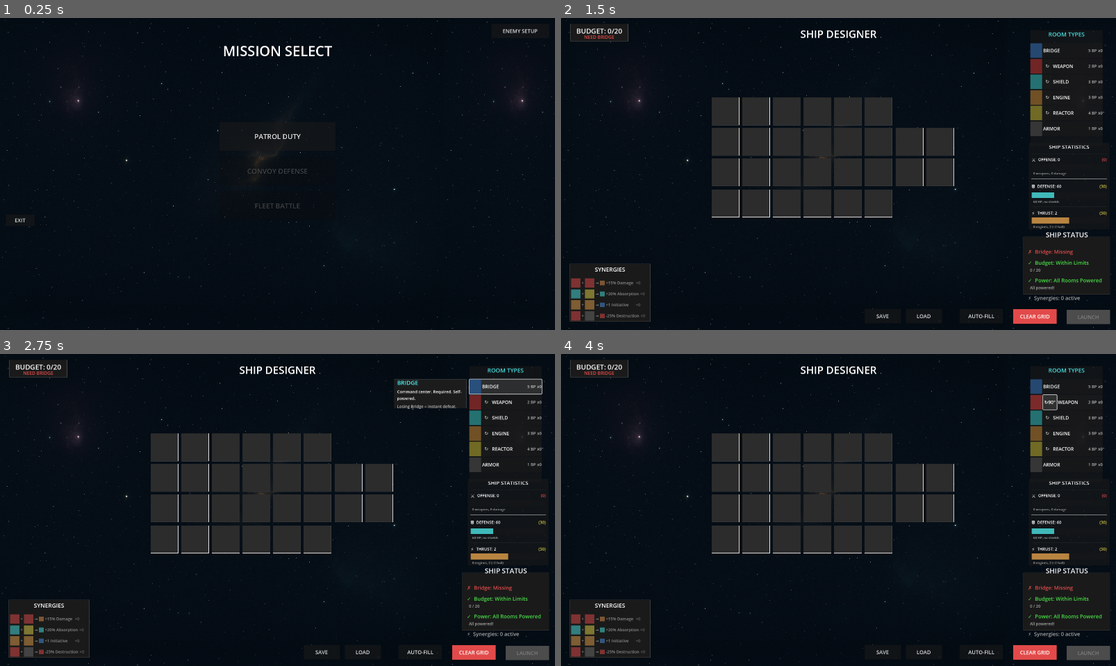
Above: before the commit, frames 1-4 (two rows, left to right).
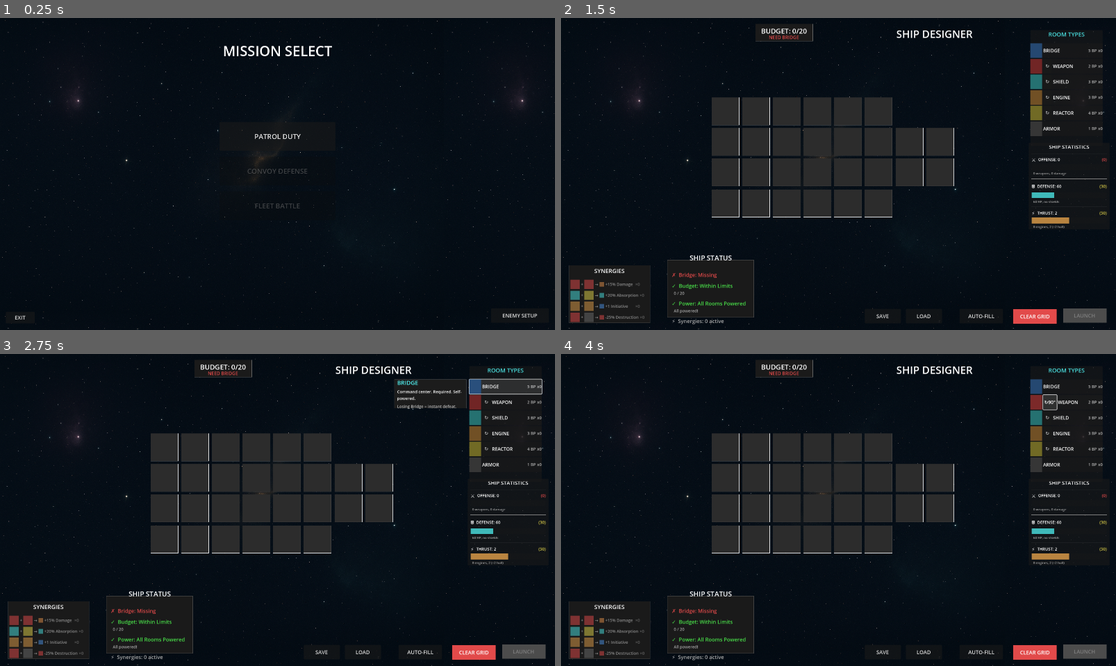
Above: after the commit, the same moments.

Repository: cautiouskurns/Startship-Designer
Game: Godot game, scene res://scenes/mission/MissionSelect.tscn
Two runs of this game, one before a commit and one after it. Both use one fixed random seed, a clock stepped at 60 frames per second and the inputs below. Sound files missing from this copy of the repository are replaced by a short silence.
Inputs (mouse positions are in pixels of both pictures, inside the frame that each line leads up to):
- Up to frame 1 (0.25 s): no input
- Up to frame 2 (1.5 s): click "PATROL DUTY" at 0.5 s; click "SELECT" at 1.25 s
- Up to frame 3 (2.75 s): click (505, 385) at 2 s
- Up to frame 4 (4 s): click (1066, 400) at 2.75 s; click "↻" at 3.5 s

The runs differ from the first frame. In frame 1, 0.2% of the frame differs, in the area x 2-97%, y 3-97%; in frame 2, 2.7%, in the area x 1-99%, y 1-99%; in frame 3, 2.7%; in frame 4, 2.7%.

Commit message:
Add import configuration for "Stellar Blueprints" audio file

Diff:
--- a/project.godot
+++ b/project.godot
@@ -25,5 +25,3 @@
 
 window/size/viewport_width=1920
 window/size/viewport_height=1080
-window/size/window_width_override=1920
-window/size/window_height_override=1080
--- a/scenes/designer/ShipDesigner.tscn
+++ b/scenes/designer/ShipDesigner.tscn
@@ -58,9 +58,9 @@
 anchors_preset = 5
 anchor_left = 0.5
 anchor_right = 0.5
-offset_left = -200.0
+offset_left = 132.0
 offset_top = 30.0
-offset_right = 200.0
+offset_right = 532.0
 offset_bottom = 80.0
 grow_horizontal = 2
 theme_override_colors/font_color = Color(1, 1, 1, 1)
@@ -74,9 +74,9 @@
 anchors_preset = 1
 anchor_left = 1.0
 anchor_right = 1.0
-offset_left = -1887.0
+offset_left = -1248.0
 offset_top = 20.0
-offset_right = -1687.0
+offset_right = -1048.0
 offset_bottom = 80.0
 grow_horizontal = 0
 theme_override_styles/panel = SubResource("StyleBoxFlat_budget")
@@ -98,8 +98,8 @@
 layout_mode = 1
 anchors_preset = 10
 anchor_right = 1.0
-offset_top = 34.0
-offset_bottom = 52.0
+offset_top = 35.0
+offset_bottom = 58.0
 grow_horizontal = 2
 theme_override_colors/font_color = Color(0.290196, 0.886275, 0.290196, 1)
 theme_override_font_sizes/font_size = 16
@@ -128,10 +128,10 @@
 anchor_top = 1.0
 anchor_right = 1.0
 anchor_bottom = 1.0
-offset_left = -320.0
-offset_top = -323.0
-offset_right = -20.0
-offset_bottom = -123.0
+offset_left = -1552.0
+offset_top = -243.0
+offset_right = -1252.0
+offset_bottom = -43.0
 grow_horizontal = 0
 grow_vertical = 0
 
@@ -140,10 +140,10 @@
 anchors_preset = 2
 anchor_top = 1.0
 anchor_bottom = 1.0
-offset_left = 30.0
-offset_top = -229.0
-offset_right = 310.0
-offset_bottom = -29.0
+offset_left = 28.0
+offset_top = -224.0
+offset_right = 308.0
+offset_bottom = -24.0
 grow_vertical = 0
 
 [node name="ClearGridButton" type="Button" parent="."]
@@ -192,10 +192,10 @@
 anchor_top = 1.0
 anchor_right = 1.0
 anchor_bottom = 1.0
-offset_left = -170.0
-offset_top = -70.0
-offset_right = -20.0
-offset_bottom = -20.0
+offset_left = -183.0
+offset_top = -75.0
+offset_right = -33.0
+offset_bottom = -25.0
 grow_horizontal = 0
 grow_vertical = 0
 theme_override_colors/font_color = Color(1, 1, 1, 1)
@@ -232,5 +232,17 @@
 text = "+3"
 
 [node name="TemplateNameDialog" parent="." instance=ExtResource("5_template_name")]
+layout_mode = 0
+anchors_preset = 0
+anchor_right = 0.0
+anchor_bottom = 0.0
+grow_horizontal = 1
+grow_vertical = 1
 
 [node name="TemplateListPanel" parent="." instance=ExtResource("6_template_list")]
+layout_mode = 0
+anchors_preset = 0
+anchor_right = 0.0
+anchor_bottom = 0.0
+grow_horizontal = 1
+grow_vertical = 1
--- a/scenes/main/Main.tscn
+++ b/scenes/main/Main.tscn
@@ -5,7 +5,7 @@
 [node name="Main" type="Node"]
 
 [node name="ShipDesigner" parent="." instance=ExtResource("1")]
-offset_left = -178.0
-offset_top = 484.0
-offset_right = -178.0
-offset_bottom = 484.0
+offset_left = 1.0
+offset_top = 1.0
+offset_right = 1.0
+offset_bottom = 1.0
--- a/scenes/mission/MissionSelect.tscn
+++ b/scenes/mission/MissionSelect.tscn
@@ -105,19 +105,21 @@
 [node name="BackButton" type="Button" parent="."]
 layout_mode = 0
 offset_left = 20.0
-offset_top = 680.0
+offset_top = 1017.0
 offset_right = 120.0
-offset_bottom = 720.0
+offset_bottom = 1057.0
 theme_override_font_sizes/font_size = 18
 text = "EXIT"
 
 [node name="EnemySetupButton" type="Button" parent="."]
 layout_mode = 0
-offset_left = 1700.0
-offset_top = 20.0
-offset_right = 1900.0
-offset_bottom = 70.0
+offset_left = 1699.0
+offset_top = 1005.0
+offset_right = 1899.0
+offset_bottom = 1055.0
 theme_override_font_sizes/font_size = 18
 text = "ENEMY SETUP"
 
 [node name="EnemySetupPanel" parent="." instance=ExtResource("2_enemy_setup")]
+layout_mode = 0
+anchors_preset = 0
--- a/scripts/autoload/AudioManager.gd
+++ b/scripts/autoload/AudioManager.gd
@@ -1,7 +1,7 @@
 extends Node
 
 ## AudioManager Singleton
-## Manages all sound effects in the game
+## Manages all sound effects and background music in the game
 
 # AudioStreamPlayer nodes (allows multiple sounds to play simultaneously)
 var button_click_player: AudioStreamPlayer
@@ -17,6 +17,9 @@
 var reactor_powerdown_player: AudioStreamPlayer
 var room_lock_player: AudioStreamPlayer
 
+# Music player
+var music_player: AudioStreamPlayer
+
 # Preloaded sound resources
 var button_click_sound = preload("res://assets/sounds/SFX/button_click.wav")
 var success_sound = preload("res://assets/sounds/SFX/success.wav")
@@ -30,6 +33,13 @@
 var explosion_sound = preload("res://assets/sounds/SFX/ES_Loud Powerful Blast, Heavy impact, Deep Rumble, Subtle Wooden Debris, Low Explosion Sweetener 01 - Epidemic Sound - 0000-3522.wav")
 var reactor_powerdown_sound = preload("res://assets/sounds/SFX/ES_Charge Down, Power Off, Descend - Epidemic Sound - 0000-2889.wav")
 var room_lock_sound = preload("res://assets/sounds/SFX/ES_Metal Padlock, Large, Movement - Epidemic Sound - 0000-0340.wav")
+
+# Music tracks
+var music_tracks = [
+	preload("res://assets/sounds/music/Stellar Blueprints.mp3"),
+	preload("res://assets/sounds/music/Stellar Blueprints (1).mp3")
+]
+var current_track_index: int = 0
 
 func _ready():
 	# Initialize AudioStreamPlayer nodes
@@ -80,6 +90,15 @@
 	room_lock_player = AudioStreamPlayer.new()
 	room_lock_player.stream = room_lock_sound
 	add_child(room_lock_player)
+
+	# Initialize music player
+	music_player = AudioStreamPlayer.new()
+	music_player.volume_db = -5.0  # Slightly quieter than SFX
+	add_child(music_player)
+	music_player.finished.connect(_on_music_finished)
+
+	# Start background music
+	start_music()
 
 ## Play button click sound
 func play_button_click():
@@ -140,3 +159,25 @@
 func play_room_lock():
 	if room_lock_player:
 		room_lock_player.play()
+
+## Start background music playback
+func start_music():
+	if music_player and music_tracks.size() > 0:
+		music_player.stream = music_tracks[current_track_index]
+		music_player.play()
+
+## Called when a music track finishes - rotates to next track
+func _on_music_finished():
+	# Move to next track (loop back to 0 after last track)
+	current_track_index = (current_track_index + 1) % music_tracks.size()
+	start_music()
+
+## Stop background music
+func stop_music():
+	if music_player:
+		music_player.stop()
+
+## Set music volume (-80 to 0 dB)
+func set_music_volume(volume_db: float):
+	if music_player:
+		music_player.volume_db = volume_db
Not shown, added: assets/sounds/music/Stellar Blueprints (1).mp3.import
Not shown, added: assets/sounds/music/Stellar Blueprints.mp3.import
Not shown: 1 places in scenes/combat/Combat.tscn that only renumber resources
Not shown: 1 places in scenes/designer/ShipDesigner.tscn that only renumber resources
Not shown: 1 places in scenes/hull/components/HullCard.tscn that only renumber resources
Not shown: 1 places in scenes/mission/MissionSelect.tscn that only renumber resources
Not shown, added: assets/sounds/music/Stellar Blueprints (1).mp3
Not shown, added: assets/sounds/music/Stellar Blueprints.mp3
